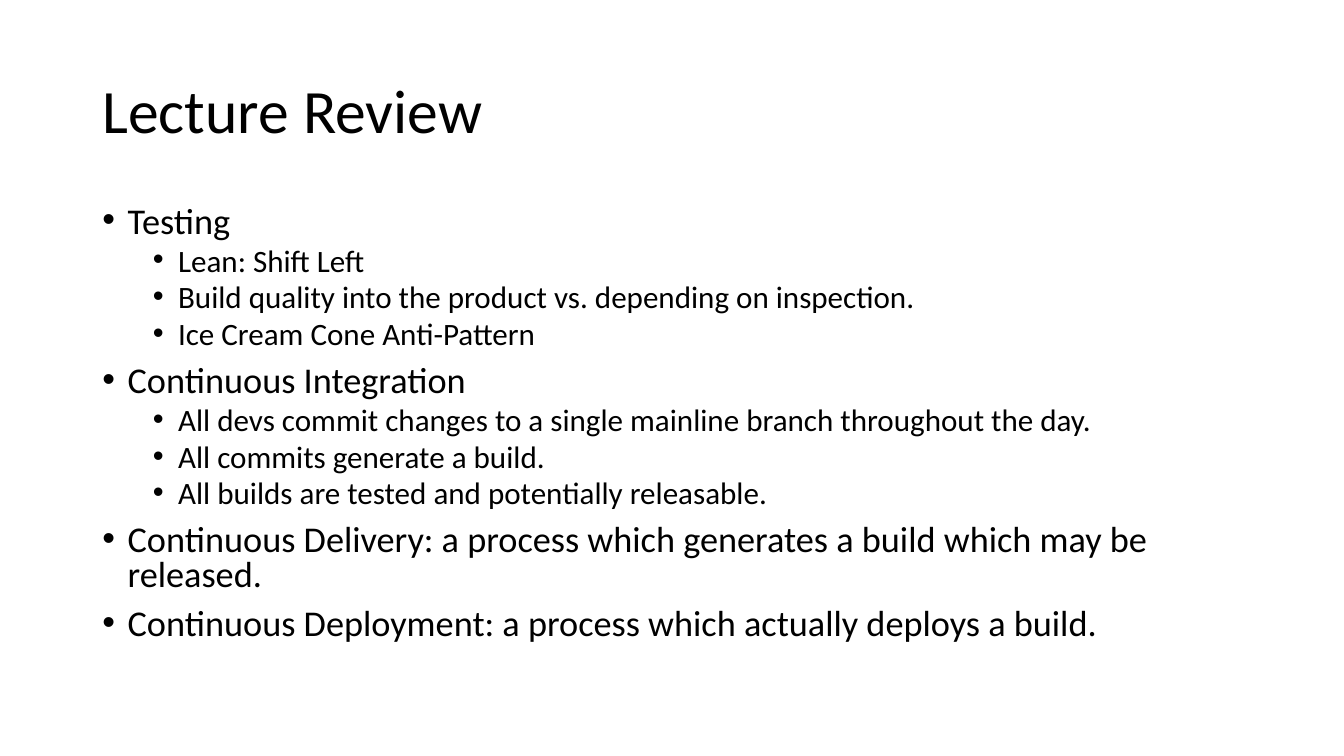
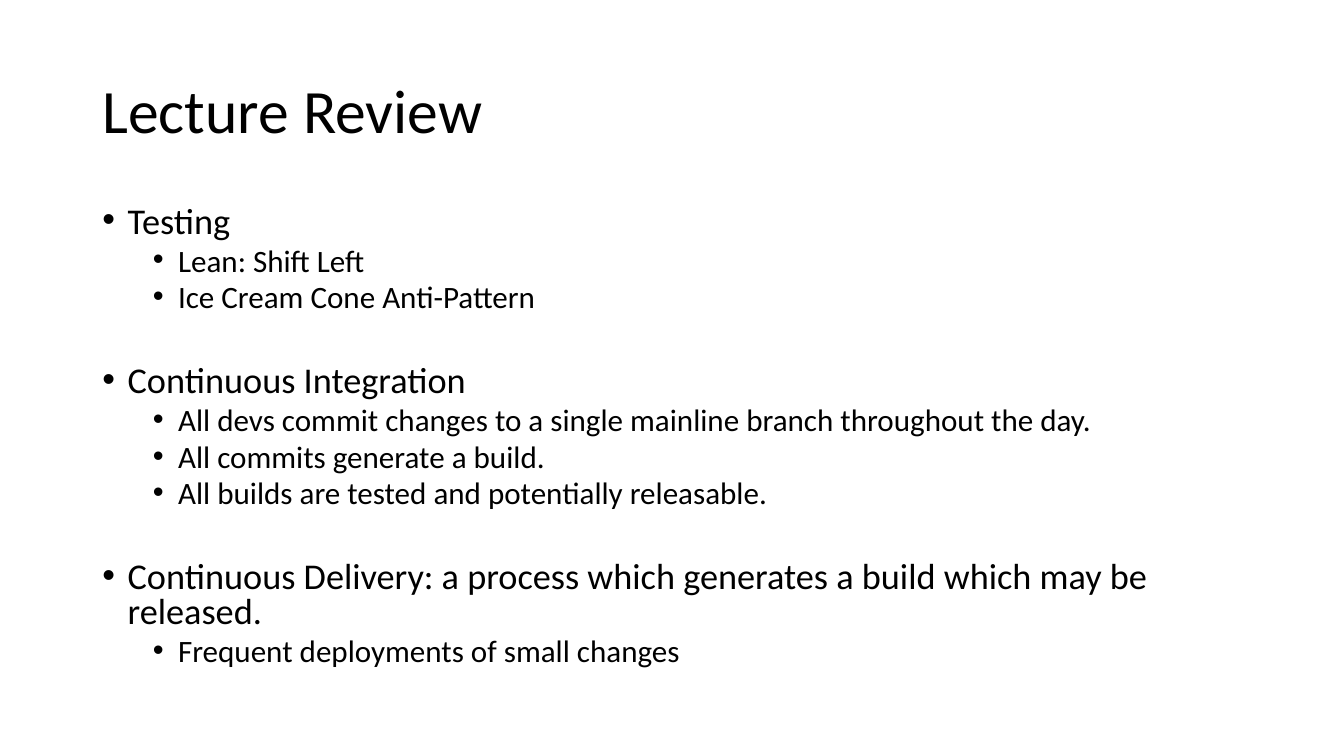
Before and after one commit to jasondbaker/infrastructure-class, a slide deck: slide 6 of review/lecture-review-week-6.pptx (slide 7 before the commit). Drawn at 1344x756 pixels with LibreOffice and Linux fonts; fonts in the diff are those of the drawing. Boxes give left, top, right and bottom in pixels: in the first picture for what was removed or moved away, otherwise in the second. Text is boxed around its words. In the diff, an @@ line names an element or a change of style, - is before the commit and + after.

Commit message:
update all lecture review presentations

```diff
--- a/review/lecture-review-week-6.pptx
+++ b/review/lecture-review-week-6.pptx
@@ text at box(178, 286, 914, 314): paragraph removed @@
-  • Build quality into the product vs. depending on inspection.
@@ text at box(178, 640, 680, 668): text changed; size 25.9 to 22.2 pt @@
-• Continuous Deployment: a process which actually deploys a build.
+  • Frequent deployments of small changes
```
Also in this commit, not shown: 5 other slides changed, 2 slides removed, 9 other files.
